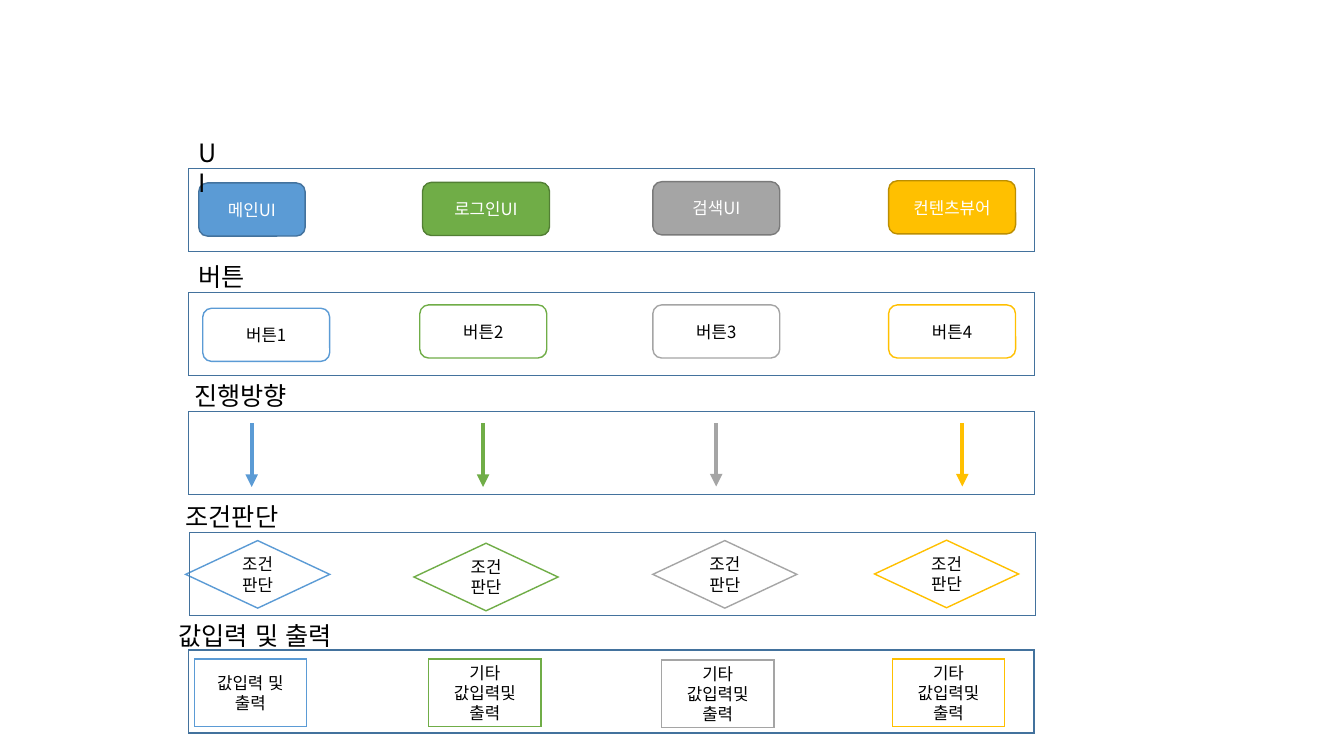
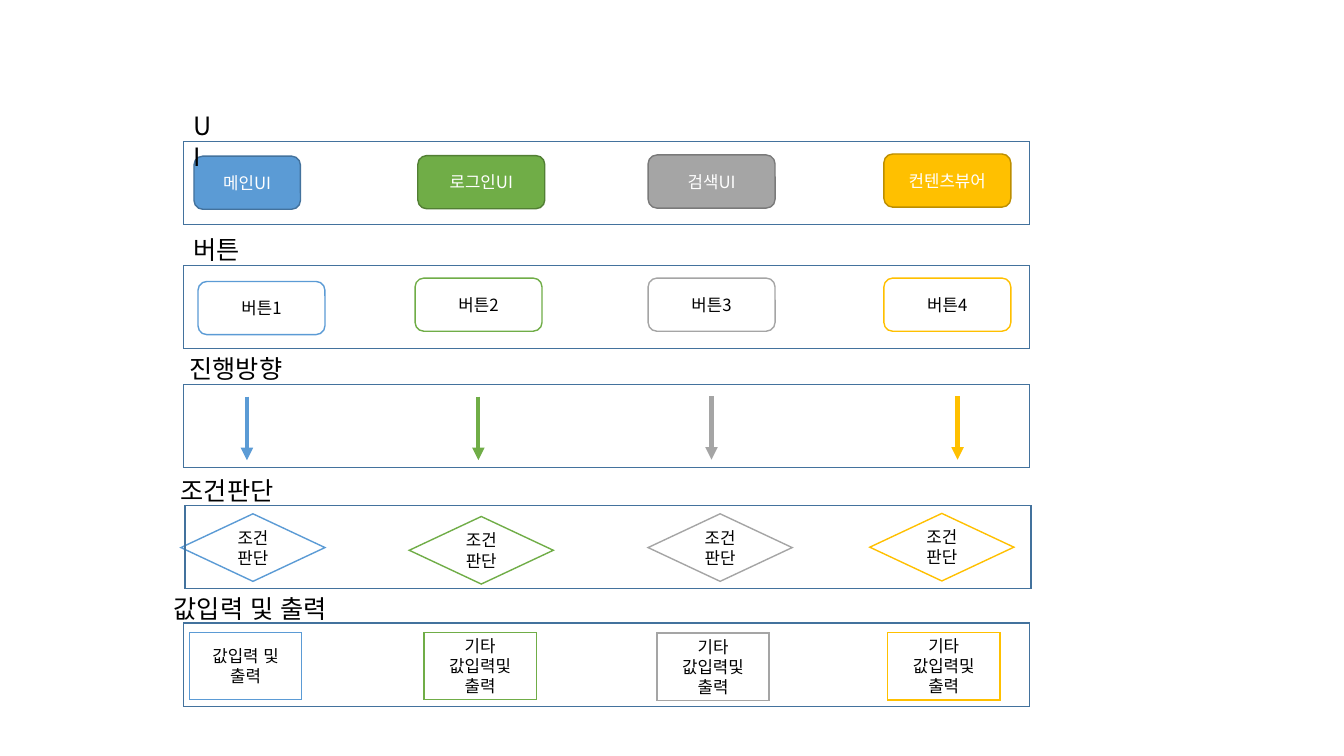
Before and after one commit to leechangsin/ProjectDocument, a slide deck: slide 1 of 권혁준_피키캐스트분석.pptx. Drawn at 1344x756 pixels with LibreOffice and Linux fonts; fonts in the diff are those of the drawing. Boxes give left, top, right and bottom in pixels: in the first picture for what was removed or moved away, otherwise in the second. Text is boxed around its words. In the diff, an @@ line names an element or a change of style, - is before the commit and + after.

Commit message:
Test Commit

```diff
--- a/권혁준_피키캐스트분석.pptx
+++ b/권혁준_피키캐스트분석.pptx
@@ rounded rectangle "버튼1": place and size @@
-rounded rectangle "버튼1" at <box>203,309,330,362</box>
+rounded rectangle "버튼1" at <box>198,281,325,335</box>
@@ 9 rectangles, 7 rounded rectangles, 5 texts, 4 diamonds, 4 arrows: place and size @@
-9 rectangles, 7 rounded rectangles, 5 texts, 4 diamonds, 4 arrows at <box>178,168,1035,733</box>
+9 rectangles, 7 rounded rectangles, 5 texts, 4 diamonds, 4 arrows at <box>174,141,1031,706</box>
```
